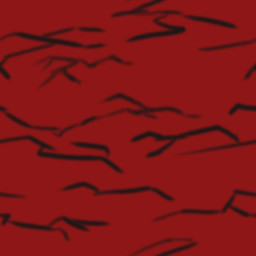
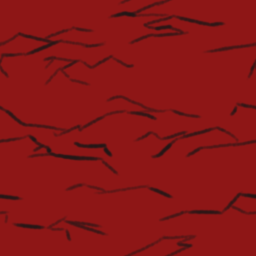
Layer changes from the first w=256, h=256 image to the second:
added layer "Paint Layer 8" above "Paint Layer 3" over (0, 0, 256, 256)
hid "Paint Layer 3" (2nd of 2) over (0, 0, 256, 256)
